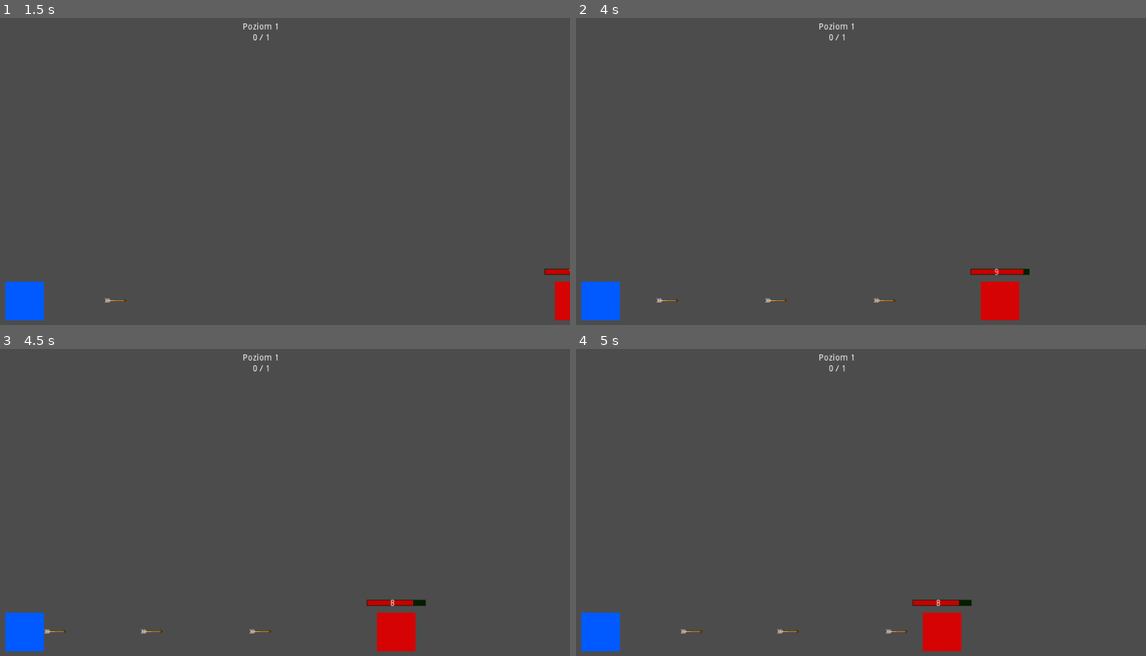
Above: before the commit, frames 1-4 (two rows, left to right).
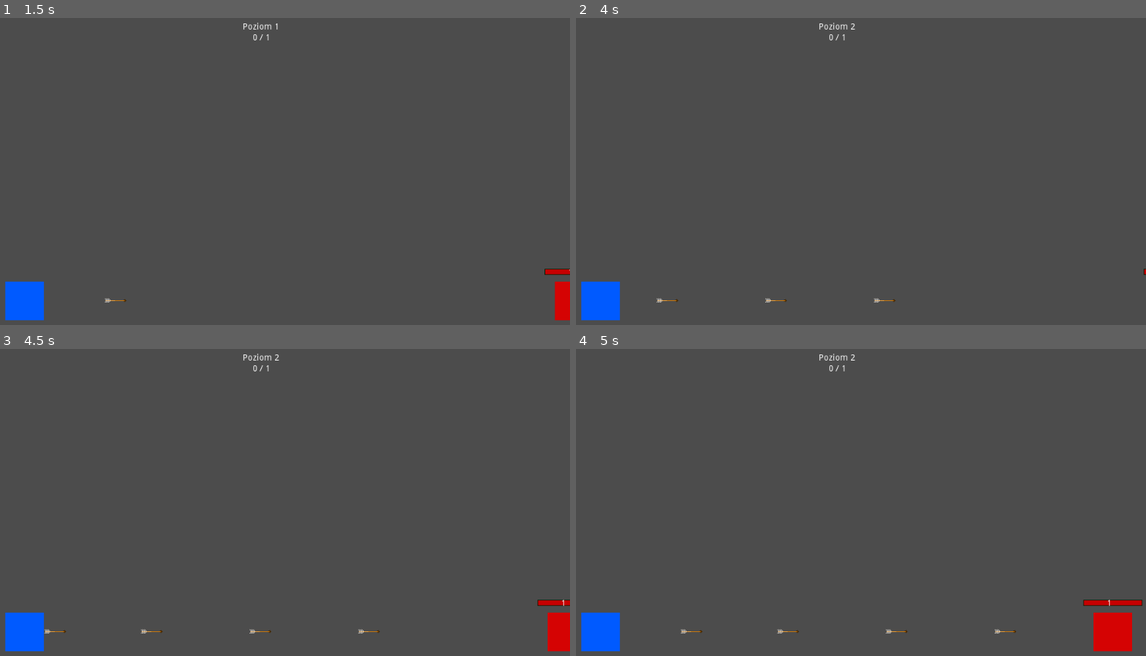
Above: after the commit, the same moments.

Repository: Flying-Octopus-Team/Asterielle
Game: Godot game, scene res://Scenes/World.tscn
Two runs of this game, one before a commit and one after it. Both use one fixed random seed, a clock stepped at 60 frames per second and the inputs below.
Inputs (mouse positions are in pixels of both pictures, inside the frame that each line leads up to):
- Up to frame 1 (1.5 s): tap Enter at 0.5 s; move the mouse to (399, 162) at 0.52 s; click (399, 162) at 0.6 s; move the mouse to (136, 199) at 1.27 s; click (136, 199) at 1.35 s
- Up to frame 2 (4 s): move the mouse to (900, 100) at 2.02 s; click (900, 100) at 2.1 s; move the mouse to (804, 251) at 2.77 s; click (804, 251) at 2.85 s; move the mouse to (1020, 232) at 3.52 s; click (1020, 232) at 3.6 s
- Up to frame 3 (4.5 s): move the mouse to (74, 456) at 4.27 s; click (74, 456) at 4.35 s
- Up to frame 4 (5 s): no input

Frame 1 is identical in both runs. In frame 2, 1.1% of the frame differs, in the area x 48-100%, y 1-99%; in frame 3, 1.7%; in frame 4, 2.2%.

Commit message:
Fix boss's ElfRayCast direction

Diff:
--- a/Scenes/Boss.tscn
+++ b/Scenes/Boss.tscn
@@ -10,7 +10,7 @@
 collision_layer = 2
 collision_mask = 4
 script = ExtResource( 1 )
-move_speed = 30.0
+move_speed = 60.0
 
 [node name="Sprite" type="Sprite" parent="."]
 modulate = Color( 0.254902, 0, 0, 1 )
@@ -22,6 +22,7 @@
 
 [node name="ElfRayCast" type="RayCast2D" parent="."]
 enabled = true
+cast_to = Vector2( -80, 0 )
 collision_mask = 8
 collide_with_areas = true
 collide_with_bodies = false
--- a/Scenes/DwarvesSpawner.tscn
+++ b/Scenes/DwarvesSpawner.tscn
@@ -4,9 +4,11 @@
 
 [node name="DwarvesSpawner" type="Node2D"]
 script = ExtResource( 1 )
+current_dwarf_max_hp = 1.0
 current_boss_max_hp = 40.0
 
 [node name="FirstDwarfTimer" type="Timer" parent="."]
 one_shot = true
 autostart = true
+
 [connection signal="timeout" from="FirstDwarfTimer" to="." method="_on_FirstDwarfTimer_timeout"]
--- a/Scripts/Boss.gd
+++ b/Scripts/Boss.gd
@@ -43,9 +43,6 @@
 	else:
 		$HPBar/HP.value = hp
 
-func _on_DwarfSpace_area_entered(area):
-	velocity = Vector2.ZERO
-
 func go_forward():
 	velocity = Vector2(-move_speed, 0)
 
